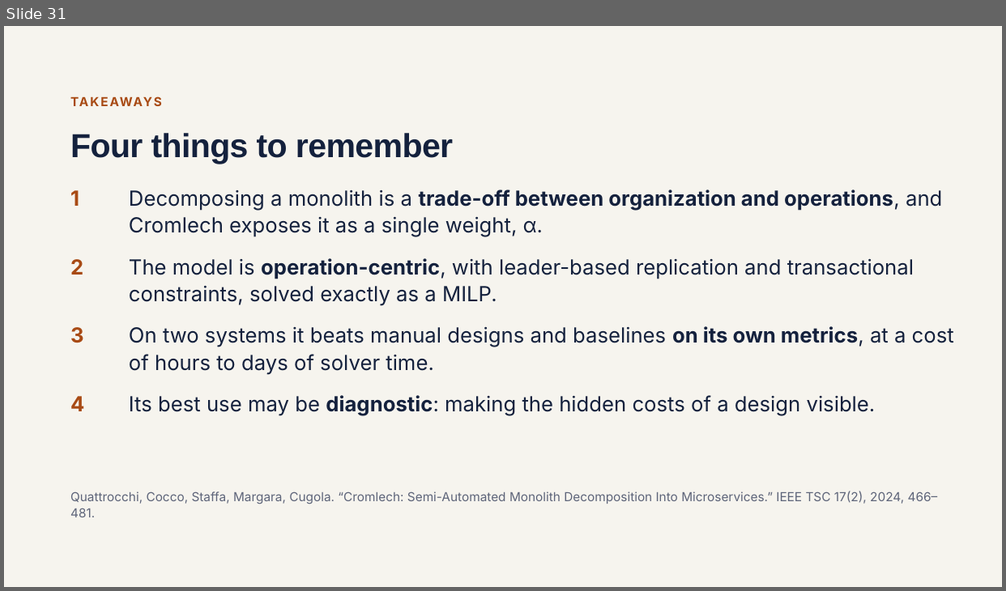
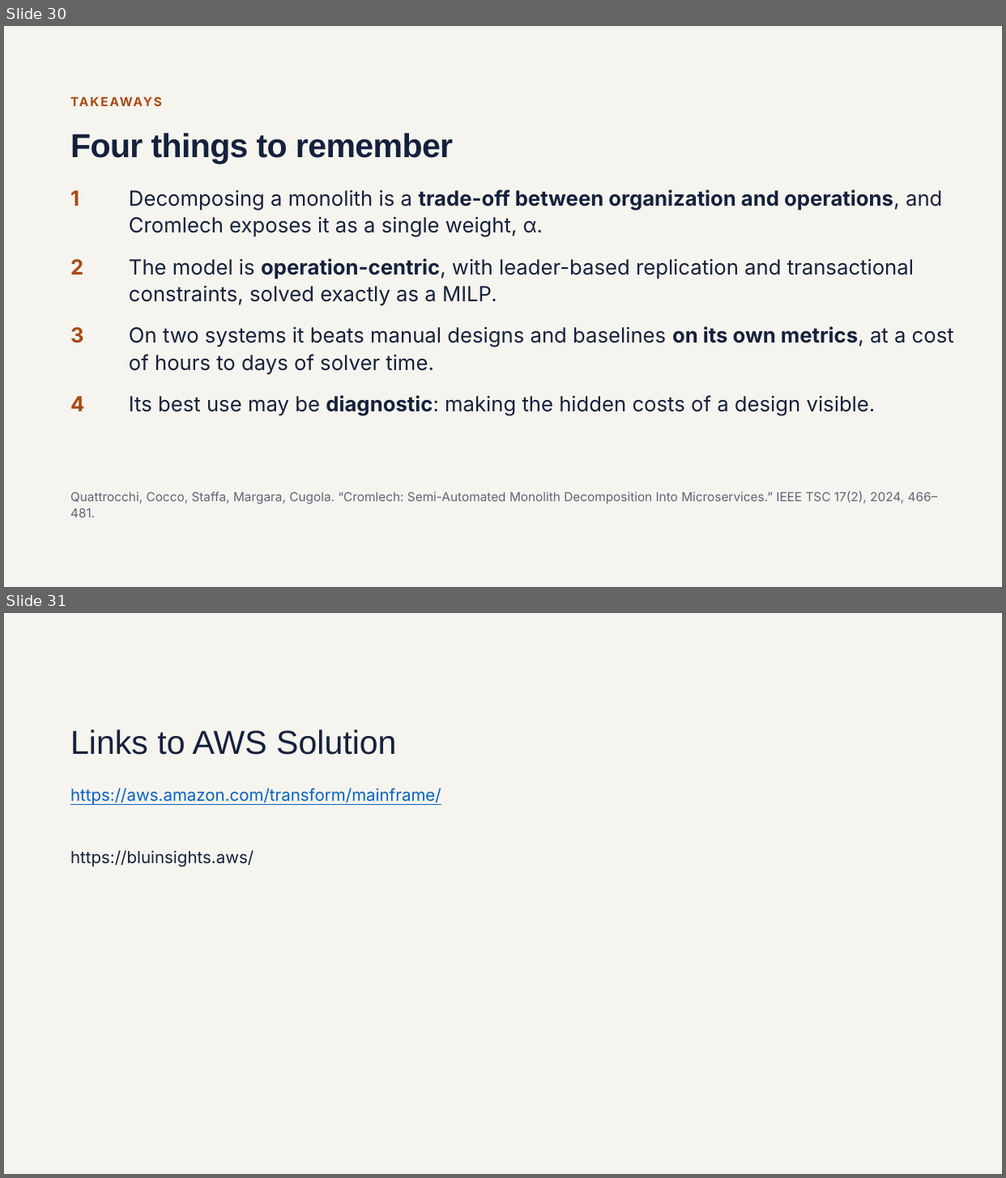
Before and after one commit to SannioEvolution/Material, a slide deck: Monoliith Decomposition Practicum - Cromlech Semi-Automated Monolith Decomposition into Microservices.pptx. Shown one above the other, each under a label of ours: slide 31 before the commit, slides 30 and 31 after it. The pictures are 1006x591 and 1006x1178 pixels, drawn with LibreOffice and Linux fonts; fonts in the diff are those of the drawing. Boxes give left, top, right and bottom in pixels: in the first picture for what was removed or moved away, otherwise in the second. Text is boxed around its words. In the diff, an @@ line names an element or a change of style, - is before the commit and + after.

```diff
--- a/Monoliith Decomposition Practicum - Cromlech Semi-Automated Monolith Decomposition into Microservices.pptx
+++ b/Monoliith Decomposition Practicum - Cromlech Semi-Automated Monolith Decomposition into Microservices.pptx
@@ slide 31 added at (4, 613, 1002, 1174), background #F6F4EE @@
@@ title added at (70, 730, 396, 755), 32 pt, text #14213D @@
+Links to AWS Solution
@@ text added at (70, 788, 441, 867), 16 pt, text #0563C1, underline @@
+https://aws.amazon.com/transform/mainframe/
+https://bluinsights.aws/
@@ what was slide 31 is now slide 30 @@
```
Also in this commit, not shown: 2 other slides added, 3 slides removed, 1 other file.
